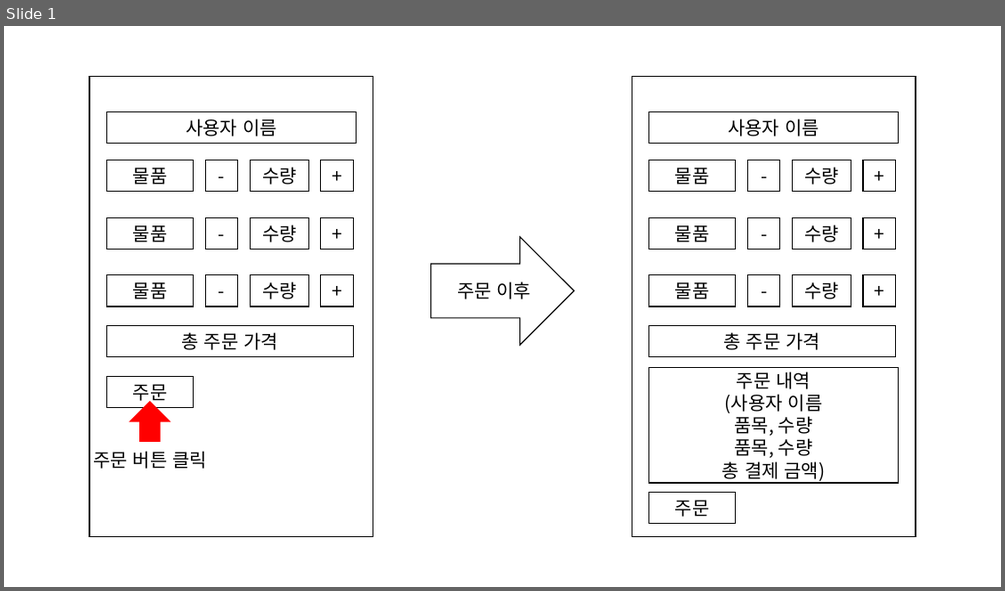
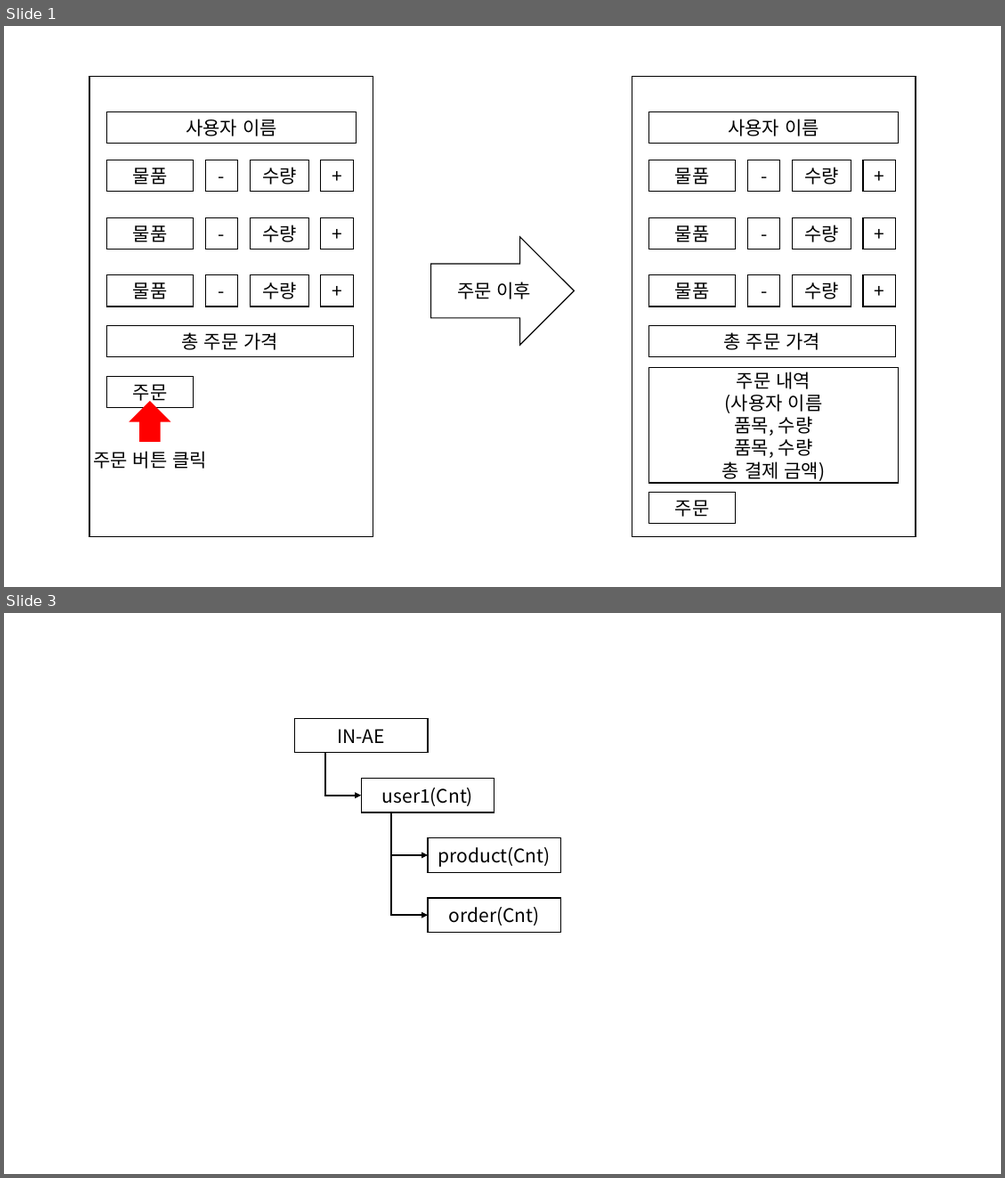
Before and after one commit to Open-Source-Team-IF/IF, a slide deck: Document(App)/design.pptx. Shown one above the other, each under a label of ours: slide 1 before the commit, slides 1 and 3 after it; the slides between them are not shown. The pictures are 1005x591 and 1005x1178 pixels, drawn with LibreOffice and Linux fonts; fonts in the diff are those of the drawing. Boxes give left, top, right and bottom in pixels: in the first picture for what was removed or moved away, otherwise in the second. Text is boxed around its words. In the diff, an @@ line names an element or a change of style, - is before the commit and + after.

```diff
--- a/Document(App)/design.pptx
+++ b/Document(App)/design.pptx
@@ slide 3 added at <box>4,613,1001,1174</box>, background #FFFFFF @@
@@ rectangle added at <box>295,718,428,753</box>, fill #FFFFFF, outline #000000 1 pt, 18 pt, text #000000 @@
+IN-AE
@@ elbow arrow added from (325, 753) to (362, 795), #000000 1.5 pt @@
@@ rectangle added at <box>362,779,494,812</box>, fill #FFFFFF, outline #000000 1 pt, 18 pt, text #000000 @@
+user1(Cnt)
@@ elbow arrow added from (391, 811) to (428, 915), #000000 1.5 pt @@
@@ elbow arrow added from (392, 812) to (428, 855), #000000 1.5 pt @@
@@ rectangle added at <box>428,838,561,873</box>, fill #FFFFFF, outline #000000 1 pt, 18 pt, text #000000 @@
+product(Cnt)
@@ rectangle added at <box>428,898,561,933</box>, fill #FFFFFF, outline #000000 1 pt, 18 pt, text #000000 @@
+order(Cnt)
```
Also in this commit, not shown: 1 other slide added.
